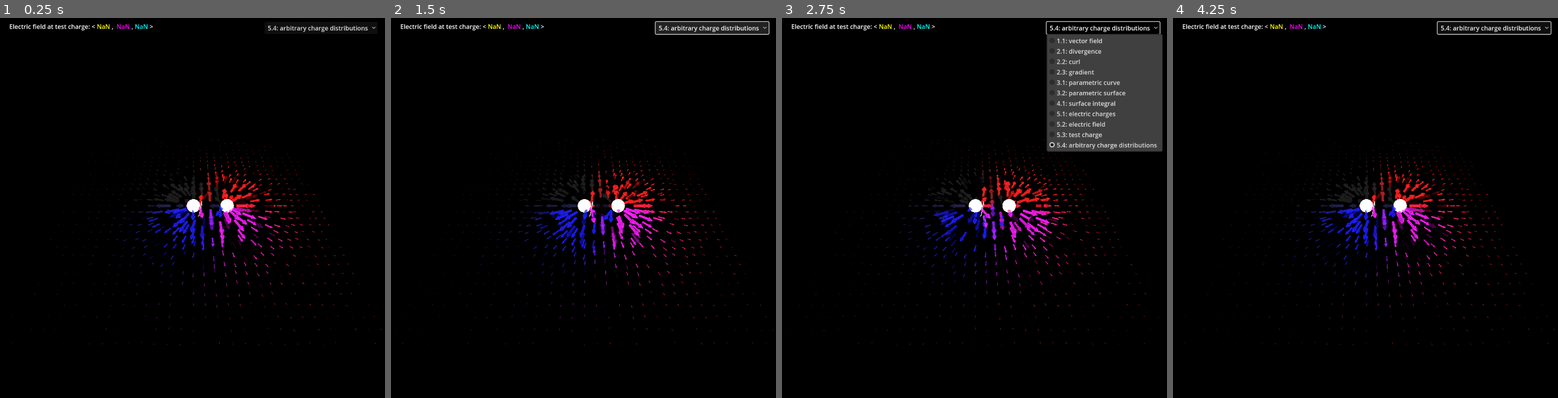
Above: before the commit, frames 1-4 (left to right).
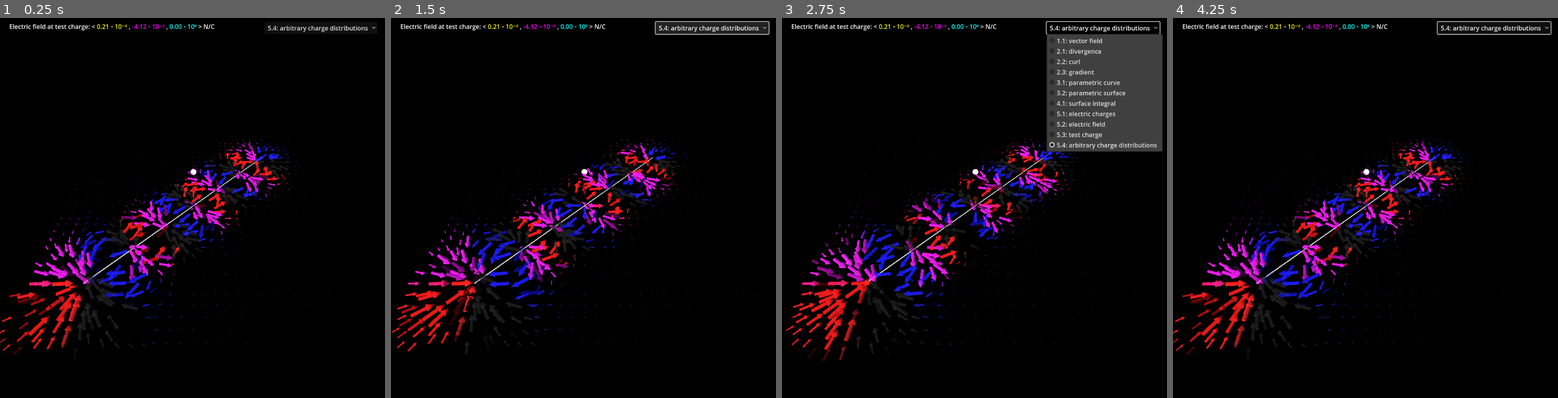
Above: after the commit, the same moments.

Repository: slotling/electromagnetism
Game: Godot game, scene res://Worlds/BaseWorlds/3d_world.tscn
Same seed, same stepped clock (60 frames per second), same inputs: the game is played once before the commit and once after it.
Inputs (mouse positions are in pixels of both pictures, inside the frame that each line leads up to):
- Up to frame 1 (0.25 s): no input
- Up to frame 2 (1.5 s): click "5.4: arbitrary charge distrib…" at 0.5 s; click "5.4: arbitrary charge distrib…" at 1.25 s
- Up to frame 3 (2.75 s): click "5.4: arbitrary charge distrib…" at 2 s
- Up to frame 4 (4.25 s): move the mouse to (1450, 185) at 2.77 s; click (1450, 185) at 2.85 s; move the mouse to (1288, 227) at 3.52 s; click (1288, 227) at 3.6 s

The runs differ from the first frame. In frame 1, 7.3% of the frame differs, in the area x 0-100%, y 1-89%; in frame 2, 7.3%; in frame 3, 7.1%; in frame 4, 7.3%.

Commit message:
Arbitrary path charges and refactored FunctionController
me criticizing AI:
this is a great tool if you want to quickly look at the contents of a commit as a person who already knows what the codebase is like. it provides a general overview of what happened, and that overview may be incorrect but it is close enough to indicate what general thing has changed. some shit is negligible, some shit is irrelevant, and some shit is just straight up wrong. R, P, F are not stub functions, PathCharge.tscn is not the only new scene to use a FunctionController (script), and "path-based charge support" means nothing because the AI only knows what has happened based on the name of these entities, not that is an inherited class from PointCharge that takes in a FunctionController that demands a parametric density and parametric path function.

ai:
Introduce path-based charge support and refactor parametric function handling. Added path_charge.gd and wired PathCharge.tscn to use a ParametricCurveScript; created 02_line parametric path script. Converted FunctionController from Node to a Resource (class_name) and exposed u/v/w ranges, diff, and stub methods (R, P, F). Parametric path/surface now accept exported Script instances (instantiated at runtime); path builds raw_points and fixes curve point positioning. Gizmo tracks just_released and point_charge uses has_stopped_updating. Vector field/worlds accept FieldScript and timing/drawing logic adjusted. Also: scene_switcher now sets G.WORLD for reused worlds, format_number exponent behavior changed, plus various scene config and UI text tweaks.

Diff:
--- a/Global/Global.gd
+++ b/Global/Global.gd
@@ -61,6 +61,6 @@
 		most_sig_fig += -d+1
 
 	var final = ("-" if num < 0 else "") + raw[most_sig_fig] + "." + raw.substr(most_sig_fig+1, sig_figs-1)
-	final += " ⋅ 10" + number_to_superscript(d) if d != 0 else ""
+	final += " ⋅ 10" + number_to_superscript(d) if true else ""
 
 	return final
--- a/Scenes/canvas_layers/scene_switcher.gd
+++ b/Scenes/canvas_layers/scene_switcher.gd
@@ -31,6 +31,8 @@
 		G.ROOT_SCENE.add_child(NEW_WORLD)
 		scenes_loaded.append(index)
 	else:
-		G.ROOT_SCENE.get_children()[loaded_find].visible = true
+		var EXISTING_WORLD = G.ROOT_SCENE.get_children()[loaded_find]
+		EXISTING_WORLD.visible = true
+		G.WORLD = EXISTING_WORLD
 
 	#G.refresh_world()
--- a/Scenes/charge_distributions/PathCharge.tscn
+++ b/Scenes/charge_distributions/PathCharge.tscn
@@ -1,7 +1,9 @@
-[gd_scene load_steps=5 format=3 uid="uid://comngv0ycq24"]
+[gd_scene load_steps=7 format=3 uid="uid://comngv0ycq24"]
 
 [ext_resource type="PackedScene" uid="uid://ch3sxdbhv1l3a" path="res://Scenes/charge_distributions/PointCharge.tscn" id="1_1p3fp"]
 [ext_resource type="PackedScene" uid="uid://bakh64v877oqf" path="res://Scenes/parametric/path.tscn" id="2_7lihv"]
+[ext_resource type="Script" uid="uid://qr4vhjddgbjn" path="res://Scenes/charge_distributions/path_charge.gd" id="2_pt2r7"]
+[ext_resource type="Script" uid="uid://dfgotp6a0b3cg" path="res://Scenes/functions/parametric_paths/02_line.gd" id="4_aftbr"]
 
 [sub_resource type="StandardMaterial3D" id="StandardMaterial3D_7lihv"]
 resource_local_to_scene = true
@@ -14,8 +16,11 @@
 height = 8.0
 
 [node name="PathCharge" instance=ExtResource("1_1p3fp")]
+script = ExtResource("2_pt2r7")
+ParametricCurveScript = ExtResource("4_aftbr")
 
 [node name="MeshInstance3D" parent="." index="0"]
+visible = false
 mesh = SubResource("SphereMesh_pt2r7")
 
 [node name="Path" parent="." index="3" instance=ExtResource("2_7lihv")]
--- a/Scenes/charge_distributions/gizmo.gd
+++ b/Scenes/charge_distributions/gizmo.gd
@@ -28,6 +28,8 @@
 func any_pressed() -> bool:
 	return pressed["x"] or pressed["y"] or pressed["z"]
 
+var just_released = false
+
 var tick = 0
 # Called every frame. 'delta' is the elapsed time since the previous frame.
 func _process(delta: float) -> void:
@@ -40,11 +42,13 @@
 	if any_pressed():
 		tick = 0
 	tick += 1
+	just_released = false
 	if get_parent().is_selected():
 		if Input.is_action_just_pressed("click"):
 			pressed = hovered.duplicate()
 			old_global_position = global_position
 		if Input.is_action_just_released("click"):
+			just_released = any_pressed()
 			for i in pressed.keys():
 				pressed[i] = false
 
@@ -59,6 +63,10 @@
 			relpos.z = 0
 		var pol = acos(relpos.z/relpos.length())
 		var azi = atan2(relpos.y, relpos.x) + PI/2.0
+
+		# experimental camera angles:
+		azi = G.CAMERA.pivot.rotation.y
+		pol = G.CAMERA.pivot.rotation.x
 
 		if relpos.x == 0 and relpos.y == 0:
 			azi = G.CAMERA.pivot.rotation.y * (-1 if pol == 0 else 1)
--- /dev/null
+++ b/Scenes/charge_distributions/path_charge.gd
@@ -0,0 +1,42 @@
+extends ChargeDisplay
+
+@export var ParametricCurveScript: Script
+@onready var ParametricCurveScriptInstance = ParametricCurveScript.new()
+
+func _ready() -> void:
+	super()
+	$Path.ParametricCurveScript = ParametricCurveScript
+	$Path._ready()
+
+# analytical computation of integral:
+# int, E(squigglyR) * P(squigglyR) * dS
+# = int ustart to uend, E(squigglyR) * P(squigglyR) * (dS/dt) * dt
+
+func E(x, y, z):
+	var pos = Vector3(x, y, z)
+
+	var field = Vector3.ZERO
+
+	var uscale = ParametricCurveScriptInstance.diff
+	var uintercept = ParametricCurveScriptInstance.ustart # locate at center of patch
+
+	var sum = 0
+	var u = uintercept
+
+	var curPoint = 0
+	while u < ParametricCurveScriptInstance.uend:
+		var u2 = u + uscale
+
+		var curPos = $Path.raw_points[curPoint]
+		var diffpos = pos - (curPos + get_logical_position())
+		field += diffpos / (diffpos.length()**3) * charge_magnitude * ($Path.raw_points[curPoint] - $Path.raw_points[curPoint + 1]).length() * ParametricCurveScriptInstance.P(u)
+
+
+		u = u2
+		curPoint += 1
+
+	return field
+
+
+#func get_logical_position() -> Vector3:
+	#return G.reorient_to_conventional(global_position) / G.WORLD.config.draw.PosScale * G.WORLD.config.draw.ValScale
--- a/Scenes/charge_distributions/point_charge.gd
+++ b/Scenes/charge_distributions/point_charge.gd
@@ -20,6 +20,9 @@
 
 func is_updated() -> bool:
 	return $Gizmo.any_pressed()
+
+func has_stopped_updating() -> bool:
+	return $Gizmo.just_released
 
 func E(x, y, z):
 	var pos = Vector3(x, y, z)
--- a/Scenes/functions/function_controller.gd
+++ b/Scenes/functions/function_controller.gd
@@ -1,23 +1,34 @@
-extends Node
+extends Resource
 class_name FunctionController
-# Attach as child of any function-requiring node:
-# - a parametric path
-# - a parametric surface
-# - a vector field
-# - a scalar field
+# Extend script to add your own function and modify starting and ending values for parameters!!!
 
-# Extend script to add your own function!!!
+var ustart = 0.0
+var uend = 1.0
+var vstart = 0.0
+var vend = 1.0
+var wstart = 0.0
+var wend = 1.0
+var diff = 0.01
 
-@export var ustart = 0.0
-@export var uend = 1.0
-@export var vstart = 0.0
-@export var vend = 1.0
-@export var wstart = 0.0
-@export var wend = 1.0
-@export var diff = 0.01
+# Attach in export parameters
 
+# FIELDS
+# - a parametric path: (u) -> (x, y, z)
+# - a parametric surface: (u, v) -> (x, y, z)
 func F(x, y=0, z=0) -> Vector3:
 	return Vector3.ZERO
 
+# PARAMETRIC
+# - a vector field: (x, y, z) -> (x, y, z)
+# - a scalar field: (x, y, z) -> (a)
 func R(u, v=0, w=0) -> Vector3:
 	return Vector3.ZERO
+
+# DENSITIES
+# - a parametric scalar path: (u) -> (a)
+# - a parametric scalar surface: (u, v) -> (a)
+func P(u, v=0, w=0) -> float: # for densities
+	return 0.0
+
+func _ready() -> void:
+	pass
--- a/Scenes/functions/parametric_paths/01_squiggly.gd
+++ b/Scenes/functions/parametric_paths/01_squiggly.gd
@@ -1,4 +1,8 @@
 extends FunctionController
+
+func _init() -> void:
+	ustart = -10.0
+	uend = 10.0
 
 func R(u, v=0, w=0) -> Vector3:
 	return Vector3(cos(u), sin(5*u), sin(u))
--- /dev/null
+++ b/Scenes/functions/parametric_paths/02_line.gd
@@ -0,0 +1,12 @@
+extends FunctionController
+
+func _init() -> void:
+	ustart = -10.0
+	uend = 10.0
+	diff = 1
+
+func R(u, v=0, w=0) -> Vector3:
+	return Vector3(u, u, 0)
+
+func P(u, v=0, w=0) -> float:
+	return cos(u)
--- a/Scenes/parametric/path.gd
+++ b/Scenes/parametric/path.gd
@@ -1,26 +1,40 @@
 extends Node3D
 
-@onready var ustart = $FunctionController.ustart
-@onready var uend = $FunctionController.uend
-@onready var diff = $FunctionController.diff
+@export var ParametricCurveScript: Script
 
-func _on_ready() -> void:
+@onready var ParametricCurveScriptInstance = ParametricCurveScript.new()
+@onready var ustart = ParametricCurveScriptInstance.ustart
+@onready var uend = ParametricCurveScriptInstance.uend
+@onready var diff = ParametricCurveScriptInstance.diff
+
+var raw_points = []
+
+func _ready() -> void:
+	raw_points = []
+	$Path3D.curve.clear_points()
+
 	var uscale = diff
 	var uintercept = ustart # locate at center of patch
 
 	var sum = 0
 	var u = uintercept
 
-	var areas = 0
 	while u < uend + uscale:
 		var u2 = u + uscale
 
 		if u > uend:
 			u = uend
 
-		var pos = $FunctionController.R(u) * G.WORLD.config.draw.PosScale
+		var raw_pos = ParametricCurveScriptInstance.R(u)
+		if u != uend or true:
+			raw_points.append(raw_pos)
+
+		var pos = G.reorient_to_game(raw_pos) * G.WORLD.config.draw.PosScale / G.WORLD.config.draw.ValScale
 		u = u2
-		$Path3D.curve.add_point(pos)
+		$Path3D.curve.add_point(pos - global_position)
+		# note: quoting the docs -
+		# "Adds a point with the specified position relative to the curve's own position, with control points in and out. Appends the new point at the end of the point list."
+		# but the resulting points, when displayed, have had the global position of the path added to it. this is likely a bug.
 
 # Called every frame. 'delta' is the elapsed time since the previous frame.
 func _process(delta: float) -> void:
--- a/Scenes/parametric/path.tscn
+++ b/Scenes/parametric/path.tscn
@@ -1,13 +1,14 @@
 [gd_scene load_steps=4 format=3 uid="uid://bakh64v877oqf"]
 
 [ext_resource type="Script" uid="uid://dvtanbmiblvku" path="res://Scenes/parametric/path.gd" id="1_s43gj"]
-[ext_resource type="Script" uid="uid://cw6m8876ohrcq" path="res://Scenes/functions/parametric_paths/01_squiggly.gd" id="2_lfmom"]
+[ext_resource type="Script" uid="uid://dfgotp6a0b3cg" path="res://Scenes/functions/parametric_paths/02_line.gd" id="2_lfmom"]
 
 [sub_resource type="Curve3D" id="Curve3D_tjn3m"]
 resource_local_to_scene = true
 
 [node name="Path" type="Node3D"]
 script = ExtResource("1_s43gj")
+ParametricCurveScript = ExtResource("2_lfmom")
 
 [node name="Path3D" type="Path3D" parent="."]
 curve = SubResource("Curve3D_tjn3m")
@@ -26,9 +27,3 @@
 path_continuous_u = true
 path_u_distance = 1.0
 path_joined = false
-
-[node name="FunctionController" type="Node" parent="."]
-script = ExtResource("2_lfmom")
-metadata/_custom_type_script = "uid://bqf1r58prach6"
-
-[connection signal="ready" from="." to="." method="_on_ready"]
--- a/Scenes/parametric/surface.gd
+++ b/Scenes/parametric/surface.gd
@@ -2,14 +2,17 @@
 
 var texture_spacing = 1.0/5.0
 
+@export var ParametricSurfaceScript: Script
+@onready var ParametricSurfaceScriptInstance = ParametricSurfaceScript.new() if ParametricSurfaceScript != null else null
+
 func R(u, v):
-	return $FunctionController.R(u, v)
+	return ParametricSurfaceScriptInstance.R(u, v)
 
-@onready var ustart = $FunctionController.ustart
-@onready var uend = $FunctionController.uend
-@onready var vstart = $FunctionController.vstart
-@onready var vend = $FunctionController.vend
-@onready var diff = $FunctionController.diff
+@onready var ustart = ParametricSurfaceScriptInstance.ustart
+@onready var uend = ParametricSurfaceScriptInstance.uend
+@onready var vstart = ParametricSurfaceScriptInstance.vstart
+@onready var vend = ParametricSurfaceScriptInstance.vend
+@onready var diff = ParametricSurfaceScriptInstance.diff
 
 var ireps = 0
 var jreps = 0
--- a/Scenes/parametric/surface.tscn
+++ b/Scenes/parametric/surface.tscn
@@ -14,13 +14,8 @@
 
 [node name="surface" type="Node3D"]
 script = ExtResource("1_o104s")
+ParametricSurfaceScript = ExtResource("3_hby2c")
 
 [node name="MeshInstance3D" type="MeshInstance3D" parent="."]
 material_override = SubResource("StandardMaterial3D_o104s")
 mesh = SubResource("ArrayMesh_2tapi")
-
-[node name="FunctionController" type="Node" parent="."]
-script = ExtResource("3_hby2c")
-vend = 6.283
-diff = 0.1
-metadata/_custom_type_script = "uid://bqf1r58prach6"
--- a/Worlds/1_vector_fields/1_1_fields.gd
+++ b/Worlds/1_vector_fields/1_1_fields.gd
@@ -15,8 +15,11 @@
 
 var drawing_list = []
 
+@export var FieldScript: Script
+@onready var FieldScriptInstance = FieldScript.new() if FieldScript != null else null
+
 func F(x, y=0, z=0, id=null) -> Vector3:
-	return $FunctionController.F(x, y, z)
+	return FieldScriptInstance.F(x, y, z)
 
 func add_drawing_object(x, y, z, value, initialize):
 	var ix = float(x) / float(config.draw.ValScale)
@@ -66,7 +69,7 @@
 		calculated_settings["magmax"] = calculated_settings["magnitudes"][upper_percentile_index]
 		calculated_settings["min"] = Vector3(calculated_settings["x_values"][lower_percentile_index], calculated_settings["y_values"][lower_percentile_index], calculated_settings["z_values"][lower_percentile_index])
 
-	draw_vectors(0)
+	draw_vectors(time)
 
 func get_instance_count():
 	var instances_dim := config.draw.LatticeEnd + Vector3.ONE - config.draw.LatticeStart
@@ -106,7 +109,7 @@
 		var timeoffset = curtime + MM.get_instance_custom_data(i).r
 		timeoffset = (timeoffset - int(timeoffset/cycle_length))/cycle_length
 
-		var moveoffset = info[0].normalized() * ((timeoffset - 0.5) * (finalscale)) * 10
+		var moveoffset = info[0].normalized() * ((timeoffset - 0.5) * (finalscale)) * 10 # timeoffset - 0.5 for central
 
 		var value_range = calculated_settings["max"] - calculated_settings["min"]
 		var transpoint = (info[0] - calculated_settings["min"]) / value_range
@@ -135,6 +138,6 @@
 # Called every frame. 'delta' is the elapsed time since the previous frame.
 func _process(delta: float) -> void:
 	frame += 1
-	time += delta
 	if not config.draw.LowDetailMode:
+		time += delta
 		draw_vectors(time)
--- a/Worlds/1_vector_fields/1_1_fields.tscn
+++ b/Worlds/1_vector_fields/1_1_fields.tscn
@@ -25,10 +25,7 @@
 [node name="1_1_fields" type="Node3D"]
 script = ExtResource("1_l7lvn")
 config = SubResource("Resource_nndrr")
+FieldScript = ExtResource("5_roeds")
 
 [node name="MM" type="MultiMeshInstance3D" parent="."]
 multimesh = SubResource("MultiMesh_xxy1g")
-
-[node name="FunctionController" type="Node" parent="."]
-script = ExtResource("5_roeds")
-metadata/_custom_type_script = "uid://bqf1r58prach6"
--- a/Worlds/5_electric_charge/5_1_electric_charge.gd
+++ b/Worlds/5_electric_charge/5_1_electric_charge.gd
@@ -2,6 +2,8 @@
 class_name ChargeVectorField
 
 signal charge_selected(chargeNode)
+
+@export var refresh_config_upon_release = false
 
 @onready var charges = $Charges.get_children()
 
@@ -15,7 +17,7 @@
 		sum += arr[id]
 	return sum
 
-func update_charge(charge_id, update_drawing_list):
+func update_charge(charge_id, update_drawing_list, refresh_config=false):
 	var id = 0
 	var charge = charges[charge_id]
 	for ix in range(config.draw.LatticeStart.x, config.draw.LatticeEnd.x+1, 1):
@@ -29,7 +31,7 @@
 				id += 1
 
 	if update_drawing_list:
-		create_drawing_list(true)
+		create_drawing_list(true) # refresh_config and refresh_config_upon_release
 
 func _ready() -> void:
 	for i in charges.size():
@@ -50,3 +52,5 @@
 	for i in charges:
 		if i.is_updated():
 			update_charge(i.id, true)
+		if i.has_stopped_updating():
+			update_charge(i.id, true, true)
--- a/Worlds/5_electric_charge/5_1_electric_charge.tscn
+++ b/Worlds/5_electric_charge/5_1_electric_charge.tscn
@@ -1,8 +1,7 @@
-[gd_scene load_steps=7 format=4 uid="uid://bmajbq80iw741"]
+[gd_scene load_steps=6 format=4 uid="uid://bmajbq80iw741"]
 
 [ext_resource type="PackedScene" uid="uid://4tag6ti1sfhp" path="res://Worlds/1_vector_fields/1_1_fields.tscn" id="1_eqyib"]
 [ext_resource type="Script" uid="uid://ds01ou2of5pyj" path="res://Worlds/5_electric_charge/5_1_electric_charge.gd" id="2_t782x"]
-[ext_resource type="PackedScene" uid="uid://ch3sxdbhv1l3a" path="res://Scenes/charge_distributions/PointCharge.tscn" id="3_iqswy"]
 
 [sub_resource type="StandardMaterial3D" id="StandardMaterial3D_xdw3r"]
 resource_local_to_scene = true
@@ -32,12 +31,10 @@
 
 [node name="electric charge world!!!" instance=ExtResource("1_eqyib")]
 script = ExtResource("2_t782x")
+refresh_config_upon_release = false
 
 [node name="MM" parent="." index="0"]
 visible = false
 multimesh = SubResource("MultiMesh_t75b5")
 
 [node name="Charges" type="Node3D" parent="." index="1"]
-
-[node name="PointCharge" parent="Charges" index="0" instance=ExtResource("3_iqswy")]
-transform = Transform3D(1, 0, 0, 0, 1, 0, 0, 0, 1, 20, 0, 0)
--- a/Worlds/5_electric_charge/5_3_test_charge.gd
+++ b/Worlds/5_electric_charge/5_3_test_charge.gd
@@ -12,10 +12,27 @@
 	if $TestCharge/PointCharge.is_updated():
 		update()
 
+func update_charge(charge_id, update_drawing_list, refresh_config=false):
+	super(charge_id, update_drawing_list, refresh_config)
+	update()
+
 func update():
 	electric_field = Vector3.ZERO
 	var pos = $TestCharge/PointCharge.get_logical_position()
 	for charge in charges:
 		electric_field += charge.E(pos.x, pos.y, pos.z)
 
-	$CanvasLayer/Label.text = "Electric field at test charge: < [color='#FFFF00']" + G.format_number(electric_field.x, 3) + "[/color] ,  [color='#FF00FF']" + G.format_number(electric_field.y, 3) + "[/color] , [color='#00FFFF']" + G.format_number(electric_field.z, 3) + "[/color] >"
+	$CanvasLayer/Label.text = "Electric field at test charge: < [color='#FFFF00']"
+	$CanvasLayer/Label.text += G.format_number(electric_field.x, 3)
+	$CanvasLayer/Label.text += "[/color] , [color='#FF00FF']"
+	$CanvasLayer/Label.text += G.format_number(electric_field.y, 3)
+	$CanvasLayer/Label.text += "[/color] , [color='#00FFFF']"
+	$CanvasLayer/Label.text += G.format_number(electric_field.z, 3)
+	$CanvasLayer/Label.text += "[/color] > N/C"
+	#$CanvasLayer/Label.text += "\nDebug in-game position: <"
+	#$CanvasLayer/Label.text += str(int($TestCharge/PointCharge.global_position.x))
+	#$CanvasLayer/Label.text += " , "
+	#$CanvasLayer/Label.text += str(int($TestCharge/PointCharge.global_position.y))
+	#$CanvasLayer/Label.text += " , "
+	#$CanvasLayer/Label.text += str(int($TestCharge/PointCharge.global_position.z))
+	#$CanvasLayer/Label.text += ">"
--- a/Worlds/5_electric_charge/5_3_test_charge.tscn
+++ b/Worlds/5_electric_charge/5_3_test_charge.tscn
@@ -11,7 +11,7 @@
 LatticeStart = Vector3(-15, -15, 0)
 LatticeEnd = Vector3(15, 15, 0)
 PosScale = 5.0
-ValScale = 0.25
+ValScale = 1.0
 metadata/_custom_type_script = "uid://ckj7ev16yia8c"
 
 [sub_resource type="Resource" id="Resource_udydx"]
@@ -66,4 +66,5 @@
 offset_right = 640.0
 offset_bottom = 128.0
 bbcode_enabled = true
-text = "Electric field at test charge: ⁻⁰¹²³⁴⁵⁶⁷⁸⁹"
+text = "Electric field at test charge: ⁻⁰¹²³⁴⁵⁶⁷⁸⁹
+Debug in-game position: "
--- a/Worlds/5_electric_charge/5_4_arbitrary_charge_distributions.tscn
+++ b/Worlds/5_electric_charge/5_4_arbitrary_charge_distributions.tscn
@@ -1,7 +1,22 @@
-[gd_scene load_steps=6 format=4 uid="uid://c28a4mkgrj0vs"]
+[gd_scene load_steps=10 format=4 uid="uid://c28a4mkgrj0vs"]
 
 [ext_resource type="PackedScene" uid="uid://d3qhe3uwfc8mv" path="res://Worlds/5_electric_charge/5_3_test_charge.tscn" id="1_e4lfs"]
 [ext_resource type="PackedScene" uid="uid://comngv0ycq24" path="res://Scenes/charge_distributions/PathCharge.tscn" id="2_3d3eq"]
+[ext_resource type="Script" uid="uid://ckj7ev16yia8c" path="res://Resources/Configs/DrawConfig.gd" id="2_xtsxh"]
+[ext_resource type="Script" uid="uid://b38abs6n85w0l" path="res://Resources/Configs/WorldConfig.gd" id="3_gndnu"]
+
+[sub_resource type="Resource" id="Resource_xtsxh"]
+script = ExtResource("2_xtsxh")
+LatticeStart = Vector3(-15, -15, 0)
+LatticeEnd = Vector3(15, 15, 0)
+PosScale = 5.0
+ValScale = 1.0
+metadata/_custom_type_script = "uid://ckj7ev16yia8c"
+
+[sub_resource type="Resource" id="Resource_gndnu"]
+script = ExtResource("3_gndnu")
+draw = SubResource("Resource_xtsxh")
+metadata/_custom_type_script = "uid://b38abs6n85w0l"
 
 [sub_resource type="StandardMaterial3D" id="StandardMaterial3D_3d3eq"]
 resource_local_to_scene = true
@@ -30,8 +45,12 @@
 mesh = SubResource("ArrayMesh_p2jq1")
 
 [node name="5_4_arbitrary_charge_distributions" instance=ExtResource("1_e4lfs")]
+config = SubResource("Resource_gndnu")
 
 [node name="MM" parent="." index="0"]
 multimesh = SubResource("MultiMesh_ug5ax")
 
-[node name="PathCharge" parent="Charges" index="1" instance=ExtResource("2_3d3eq")]
+[node name="PathCharge" parent="Charges" index="0" instance=ExtResource("2_3d3eq")]
+
+[node name="TestCharge" parent="." index="2"]
+transform = Transform3D(1, 0, 0, 0, 1, 0, 0, 0, 1, 0, 0, -33)
Not shown, added: Scenes/charge_distributions/path_charge.gd.uid
Not shown, added: Scenes/functions/parametric_paths/02_line.gd.uid
